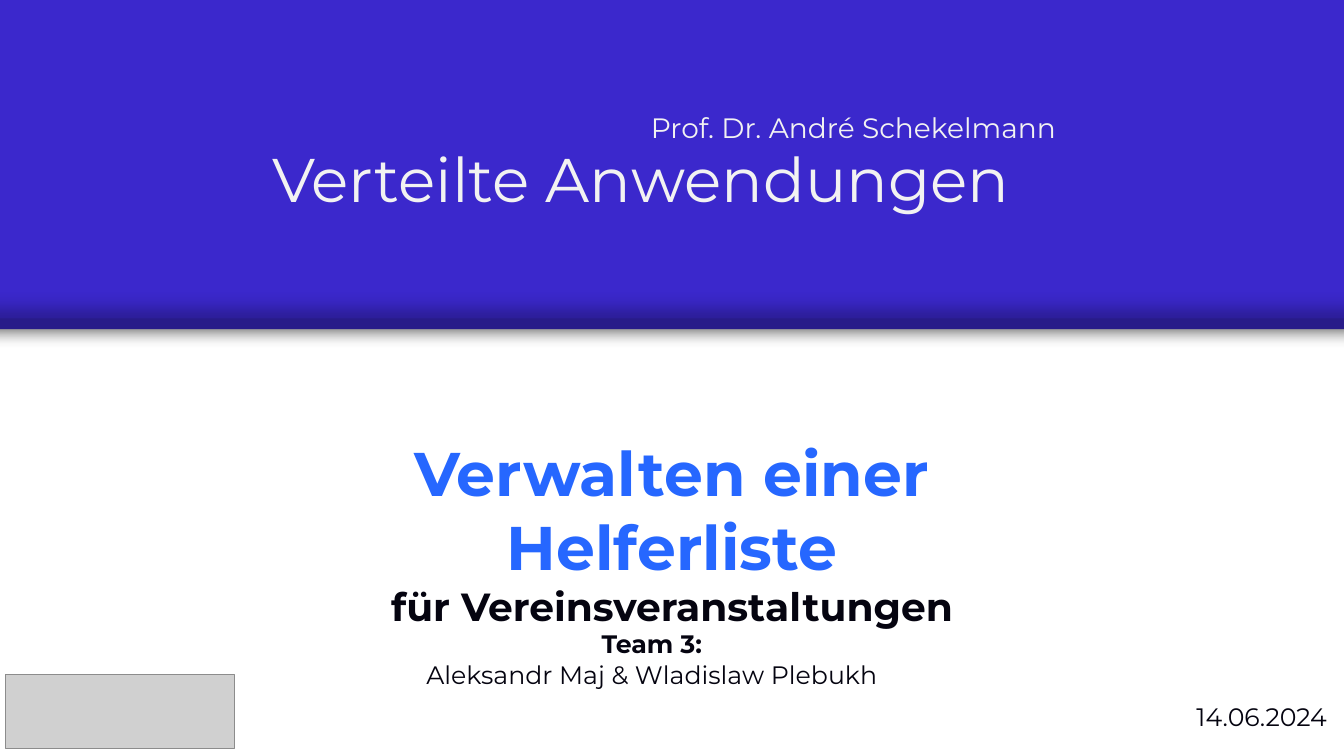
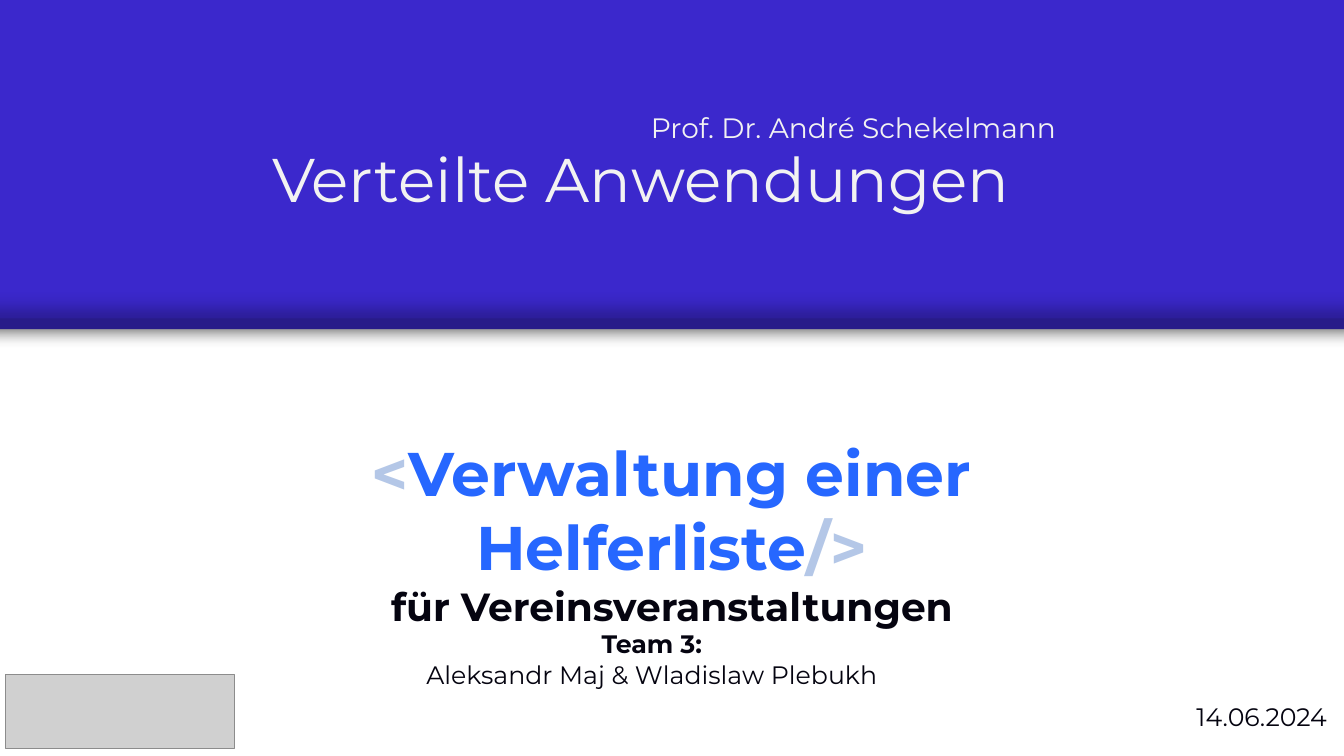
Before and after one commit to AleksandrMaj/HelferProject-LEGACY, a slide deck: slide 2 of Zwischen-Präsentation.pptx. Drawn at 1344x756 pixels with LibreOffice and Linux fonts; fonts in the diff are those of the drawing; grey boxes stand for pictures. Boxes give left, top, right and bottom in pixels: in the first picture for what was removed or moved away, otherwise in the second. Text is boxed around its words. In the diff, an @@ line names an element or a change of style, - is before the commit and + after.

```diff
--- a/Zwischen-Präsentation.pptx
+++ b/Zwischen-Präsentation.pptx
@@ text "<Verwaltung einer Helferliste/>" moved from (x1=391, y1=447, x2=953, y2=629) to (x1=372, y1=447, x2=972, y2=629) @@
@@ text at (x1=372, y1=447, x2=972, y2=576): text changed @@
-Verwalten einer Helferliste
+<Verwaltung einer Helferliste/>
```
Also in this commit, not shown: 4 other slides changed, 2 other files.
